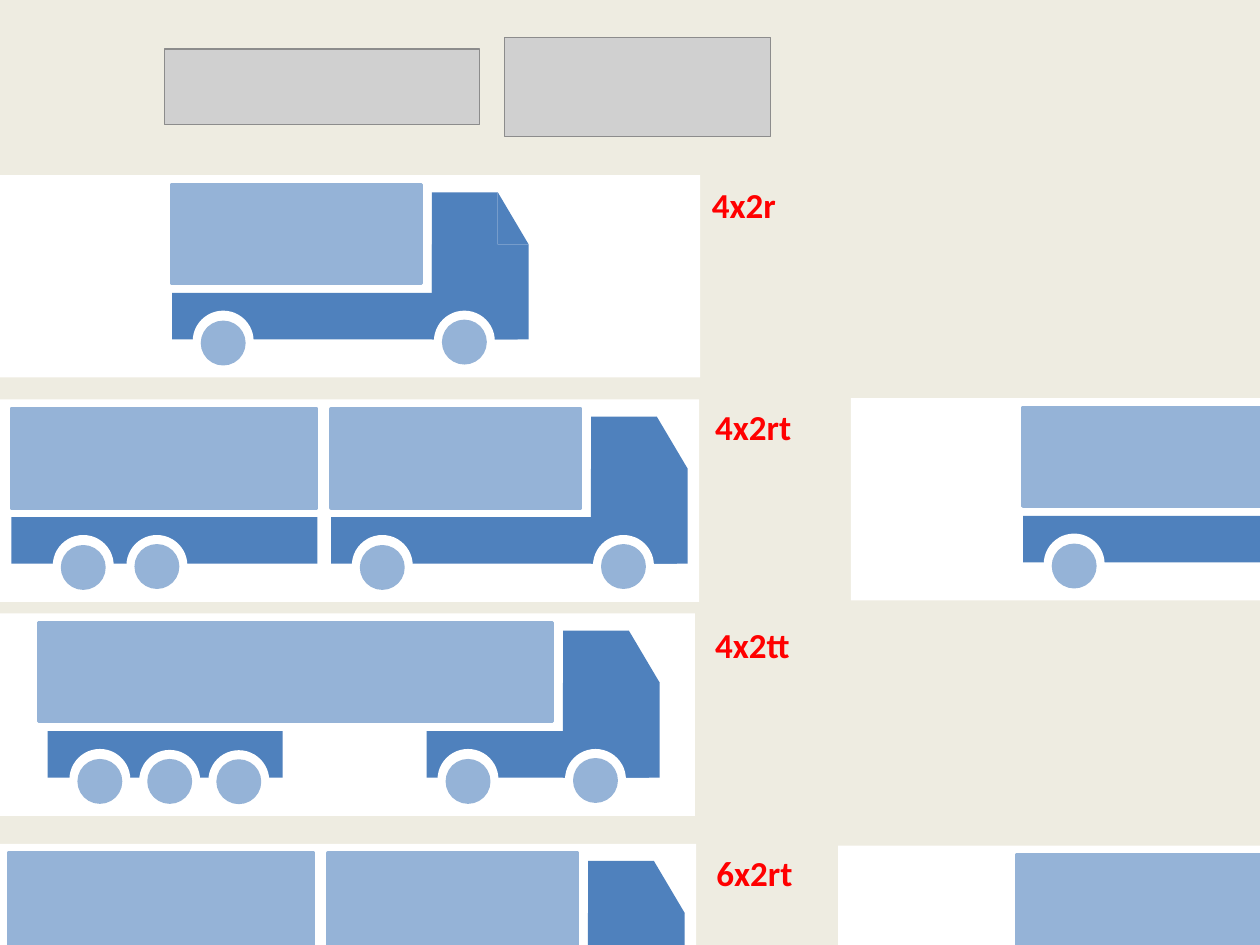
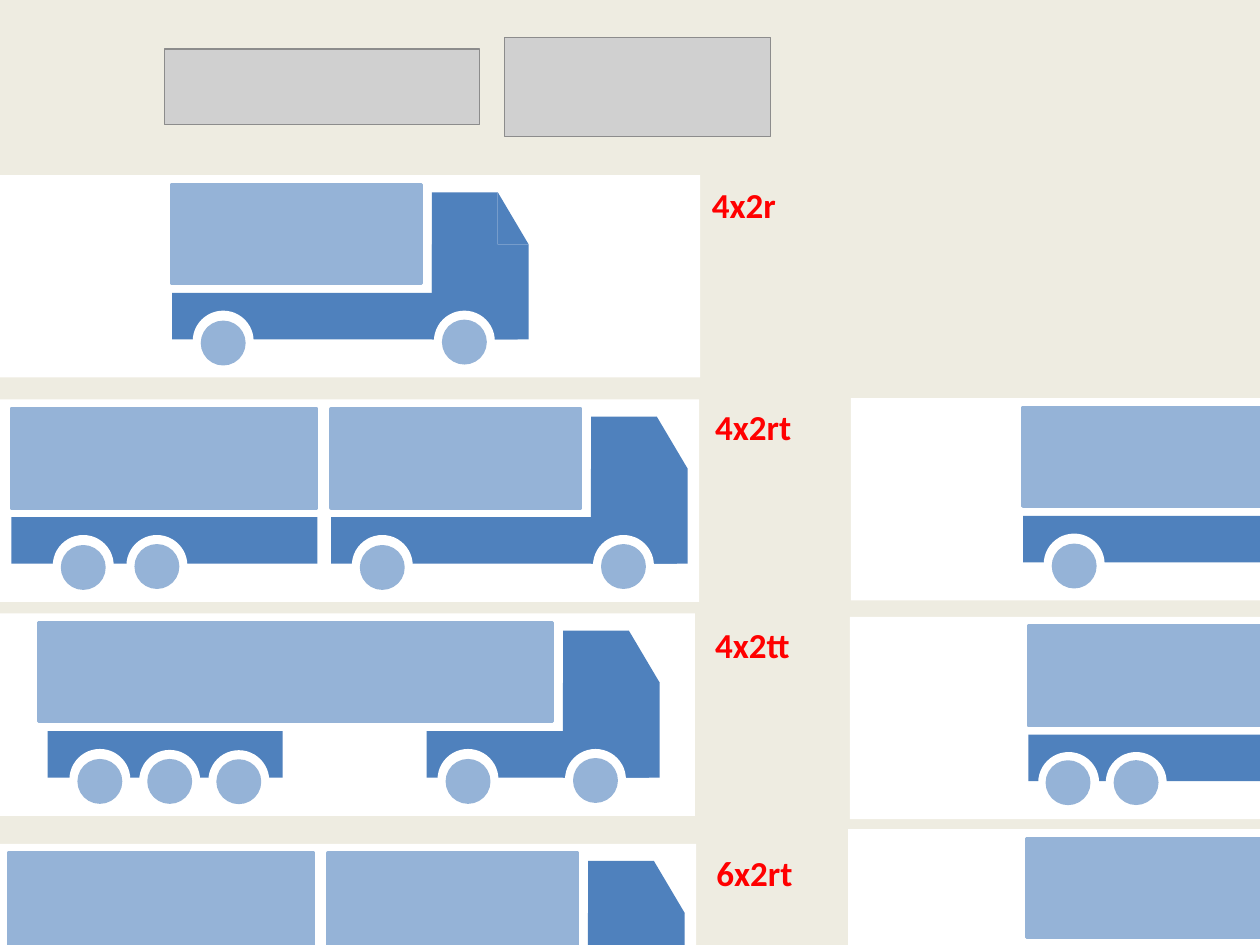
Before and after one commit to tanawadeatharva/BharatVECTO, a slide deck: slide 2 of Documentation/GUI Source/Source.pptx. Drawn at 1260x945 pixels with LibreOffice and Linux fonts; fonts in the diff are those of the drawing; grey boxes stand for pictures. Boxes give left, top, right and bottom in pixels: in the first picture for what was removed or moved away, otherwise in the second. Text is boxed around its words. In the diff, an @@ line names an element or a change of style, - is before the commit and + after.

```diff
--- a/Documentation/GUI Source/Source.pptx
+++ b/Documentation/GUI Source/Source.pptx
@@ rectangle: place and size @@
-rectangle at (838, 845, 1260, 945)
+rectangle at (849, 617, 1260, 820)
@@ rectangle added at (1028, 626, 1260, 726), fill #95B3D7, outline #95B3D7 2 pt @@
@@ rectangle added at (1028, 735, 1260, 781), fill #4F81BD @@
@@ ellipse added at (1038, 752, 1099, 813), fill #FFFFFF @@
@@ ellipse added at (1047, 762, 1089, 804), fill #95B3D7, outline #95B3D7 2 pt @@
@@ ellipse added at (1106, 752, 1167, 813), fill #FFFFFF @@
@@ ellipse added at (1115, 762, 1157, 804), fill #95B3D7, outline #95B3D7 2 pt @@
@@ rectangle added at (848, 829, 1260, 945), fill #FFFFFF @@
@@ rectangle: place and size @@
-rectangle at (1017, 854, 1260, 945)
+rectangle at (1027, 838, 1260, 937)
```
Also in this commit, not shown: 4 slides added, 8 other files.
